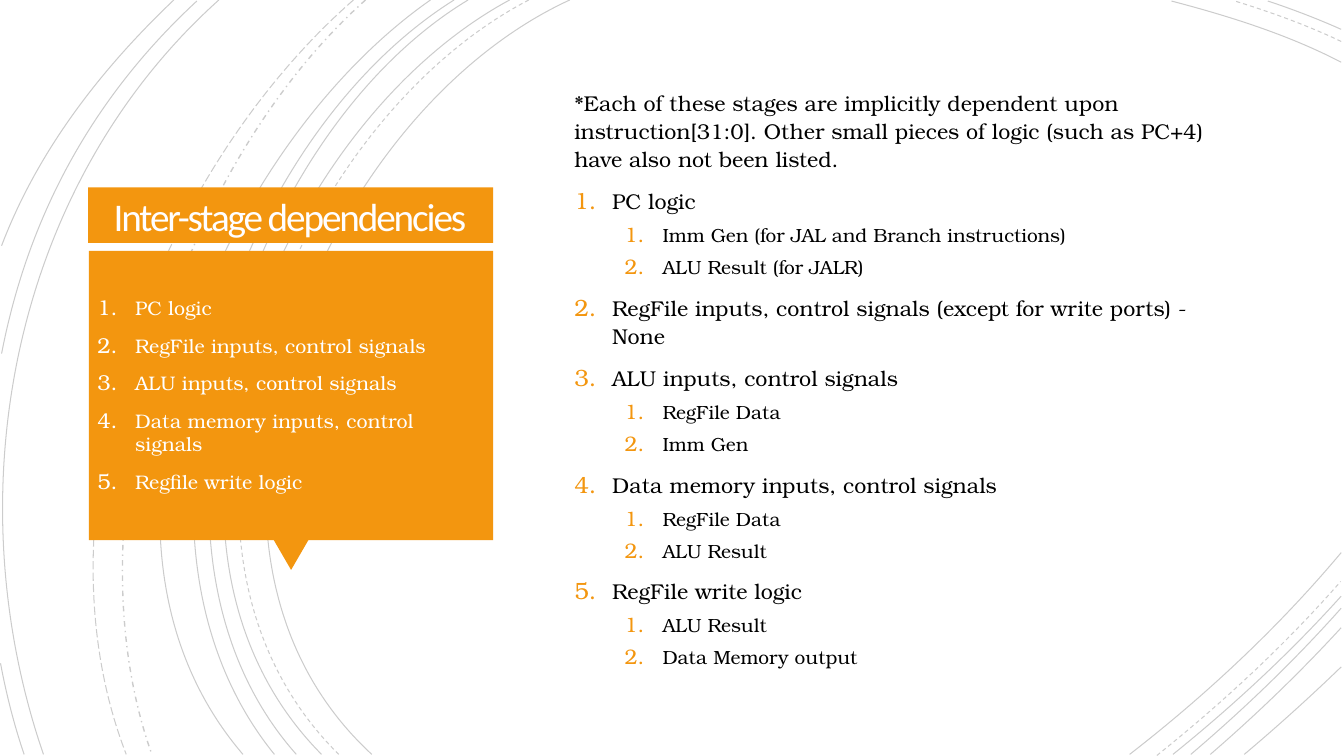
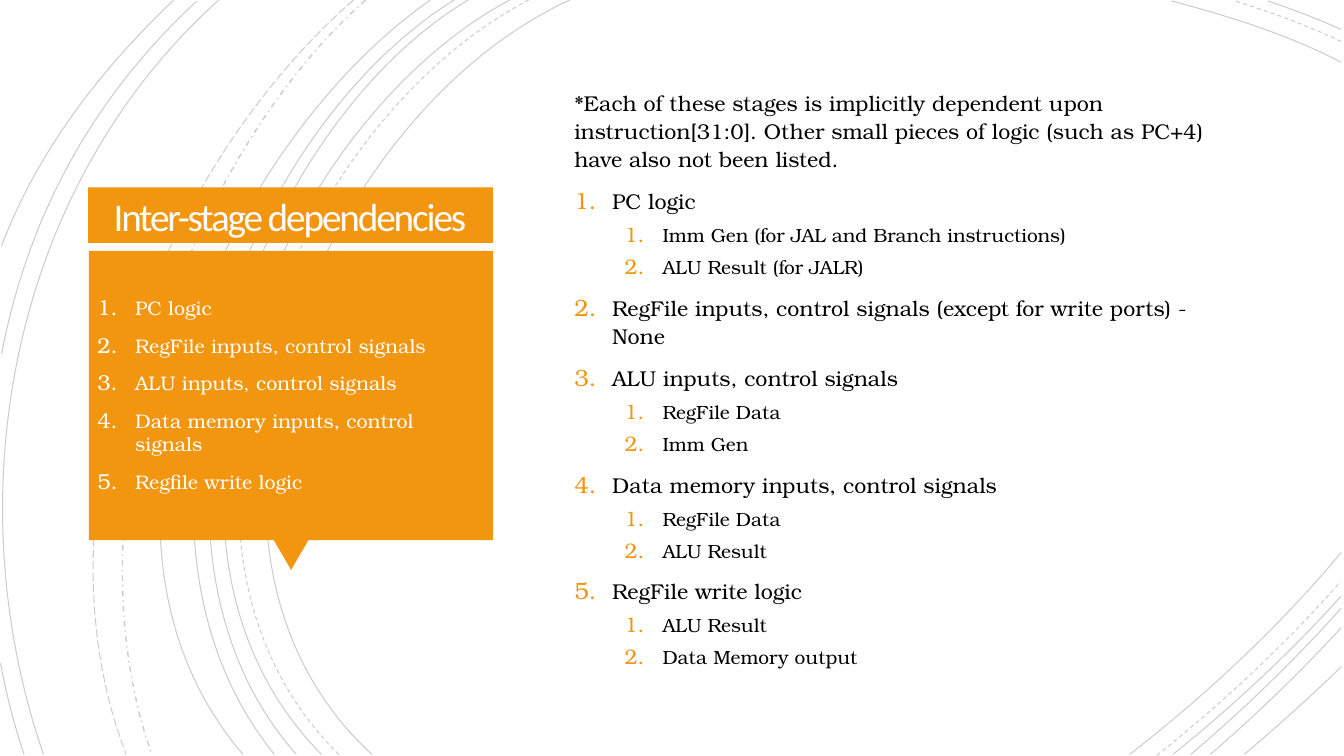
Before and after one commit to mrinav-saxena/riscv_verif0, a slide deck: slide 4 of rtl/core/single_cycle/single_cycle.pptx. Drawn at 1344x756 pixels with LibreOffice and Linux fonts; fonts in the diff are those of the drawing. Boxes give left, top, right and bottom in pixels: in the first picture for what was removed or moved away, otherwise in the second. Text is boxed around its words. In the diff, an @@ line names an element or a change of style, - is before the commit and + after.

```diff
--- a/rtl/core/single_cycle/single_cycle.pptx
+++ b/rtl/core/single_cycle/single_cycle.pptx
@@ text at bbox=[574, 95, 1203, 167]: text changed @@
-*Each of these stages are implicitly dependent upon instruction[31:0]. Other small pieces of logic (such as PC+4) have also not been listed.
+*Each of these stages is implicitly dependent upon instruction[31:0]. Other small pieces of logic (such as PC+4) have also not been listed.
```
Also in this commit, not shown: 1 other slide changed, 24 other files.
